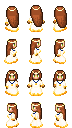
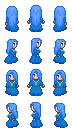
Layered file, before and after one edit (w=72, h=128). Changes by layer:
hid "hair-detail" over [7, 7, 65, 107]
added layer "hair3-light_blue" above "hair3-blue" over [6, 5, 66, 119]
renamed "hair2" to "hair2-brown", hid it over [5, 5, 67, 121]
added layer "eyes-blue" above "eyes-green" over [9, 42, 63, 110]
hid "eyes-green" over [9, 42, 63, 110]
added layer "dress-blue" above "dress-white" over [4, 16, 68, 128]
renamed "dress" to "dress-white", hid it over [4, 16, 68, 128]
